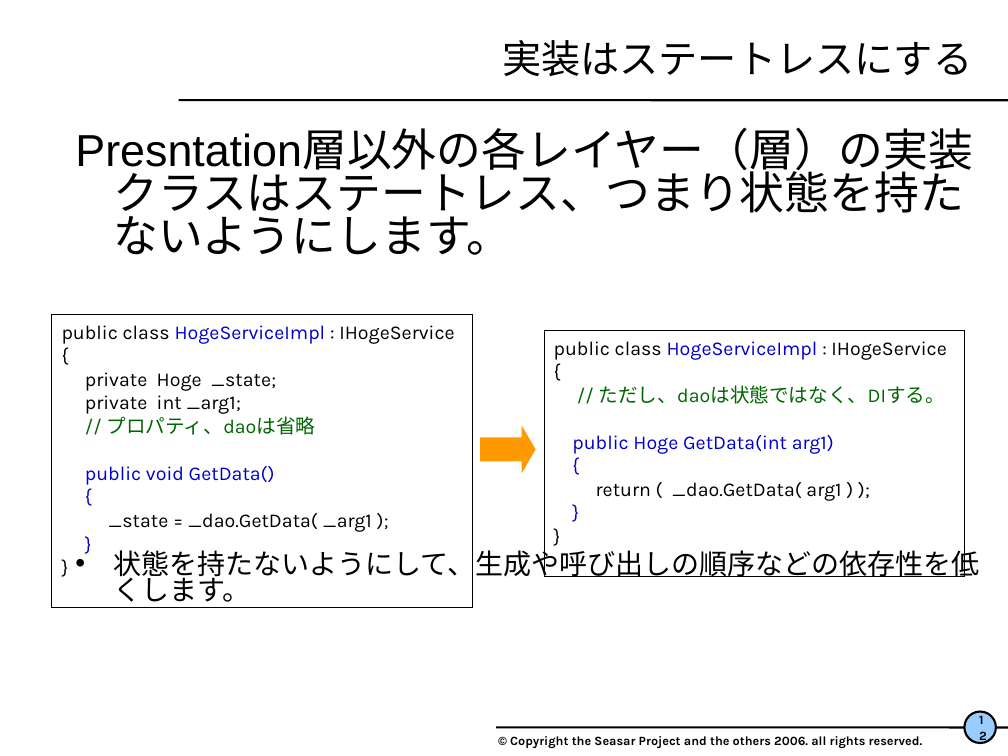
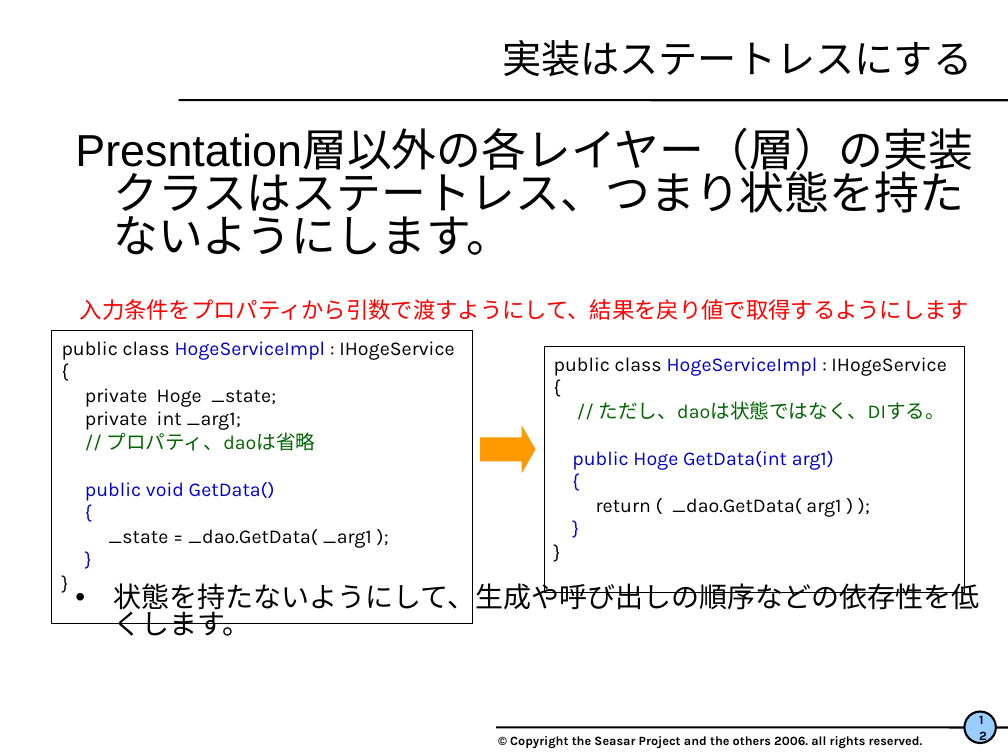
Before and after one commit to seasarorg/s2container.net, a slide deck: slide 12 of download/WindowsFormSample-1.1.ppt. Drawn at 1008x756 pixels with LibreOffice and Linux fonts; fonts in the diff are those of the drawing; background and template pictures are left out. Boxes give left, top, right and bottom in pixels: in the first picture for what was removed or moved away, otherwise in the second. Text is boxed around its words. In the diff, an @@ line names an element or a change of style, - is before the commit and + after.

```diff
--- a/download/WindowsFormSample-1.1.ppt
+++ b/download/WindowsFormSample-1.1.ppt
@@ text "Presntation層以外の各レイヤー（層）の実装クラスはステートレス、つまり状態を持たないようにします。" rewrapped from (75, 131, 980, 608) to (75, 131, 980, 636) @@
@@ text added at (80, 299, 970, 320), 16 pt, text #FF0000 @@
+入力条件をプロパティから引数で渡すようにして、結果を戻り値で取得するようにします
@@ rectangle "public class HogeServiceImpl : IHogeService": place and size @@
-rectangle "public class HogeServiceImpl : IHogeService" at (51, 314, 472, 607)
+rectangle "public class HogeServiceImpl : IHogeService" at (51, 331, 472, 623)
@@ rectangle "public class HogeServiceImpl : IHogeService": place and size @@
-rectangle "public class HogeServiceImpl : IHogeService" at (543, 331, 964, 577)
+rectangle "public class HogeServiceImpl : IHogeService" at (543, 347, 964, 593)
```
Also in this commit, not shown: 3 other files.
